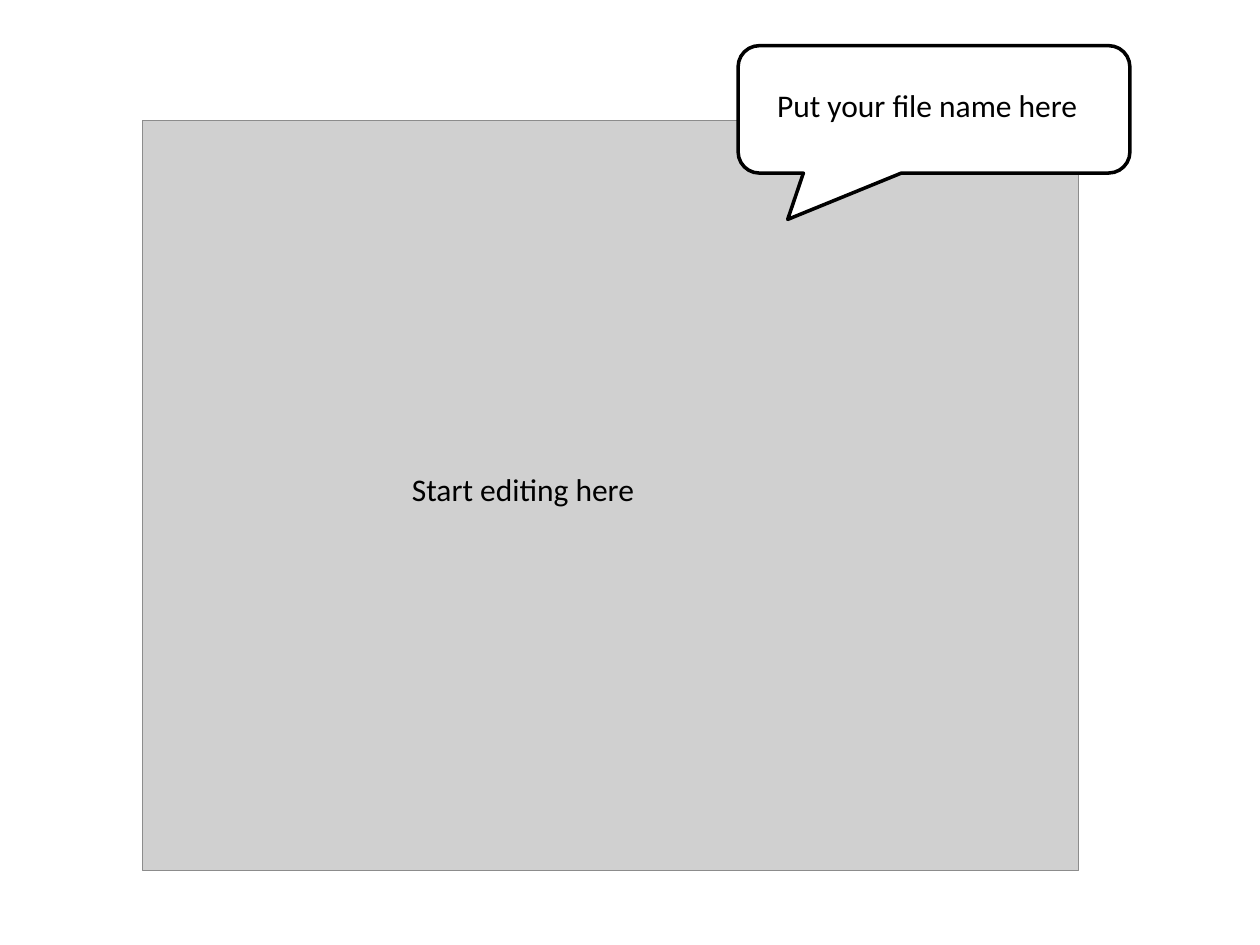
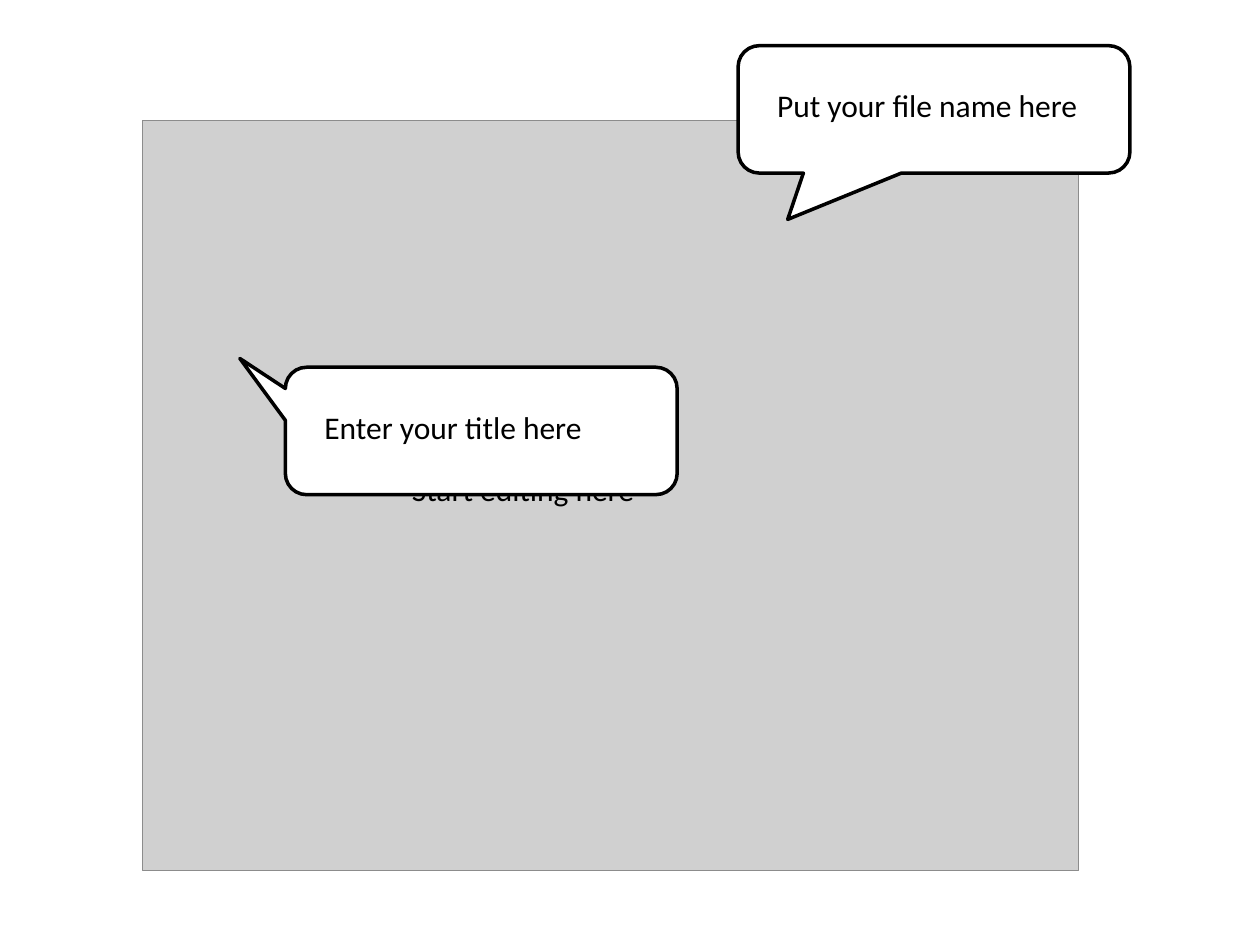
Before and after one commit to oreillymedia/97-things-every-agile-developer-should-know, a slide deck: slide 5 of images/tutorial_images.pptx. Drawn at 1260x945 pixels with LibreOffice and Linux fonts; fonts in the diff are those of the drawing; grey boxes stand for pictures. Boxes give left, top, right and bottom in pixels: in the first picture for what was removed or moved away, otherwise in the second. Text is boxed around its words. In the diff, an @@ line names an element or a change of style, - is before the commit and + after.

```diff
--- a/images/tutorial_images.pptx
+++ b/images/tutorial_images.pptx
@@ rounded speech box added at <box>285,367,677,494</box>, fill #FFFFFF, outline #000000 2 pt @@
@@ text added at <box>324,417,581,444</box>, 18 pt, text #000000 @@
+Enter your title here
```
Also in this commit, not shown: 1 slide added, 3 other files.
